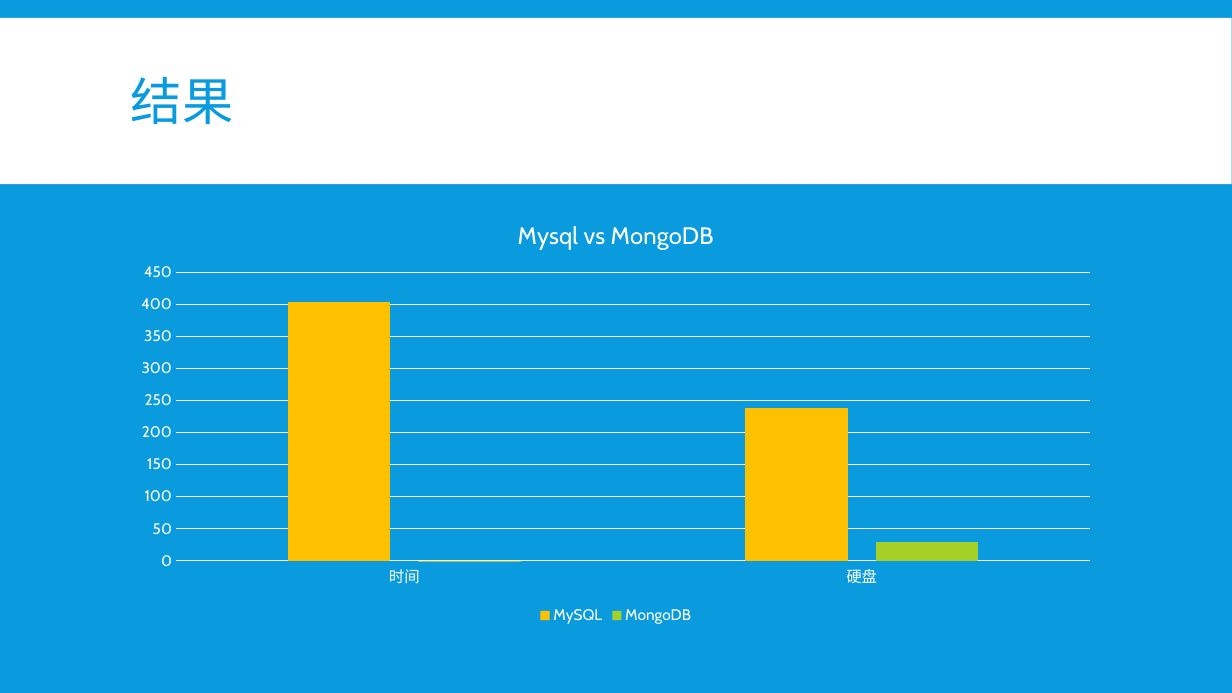
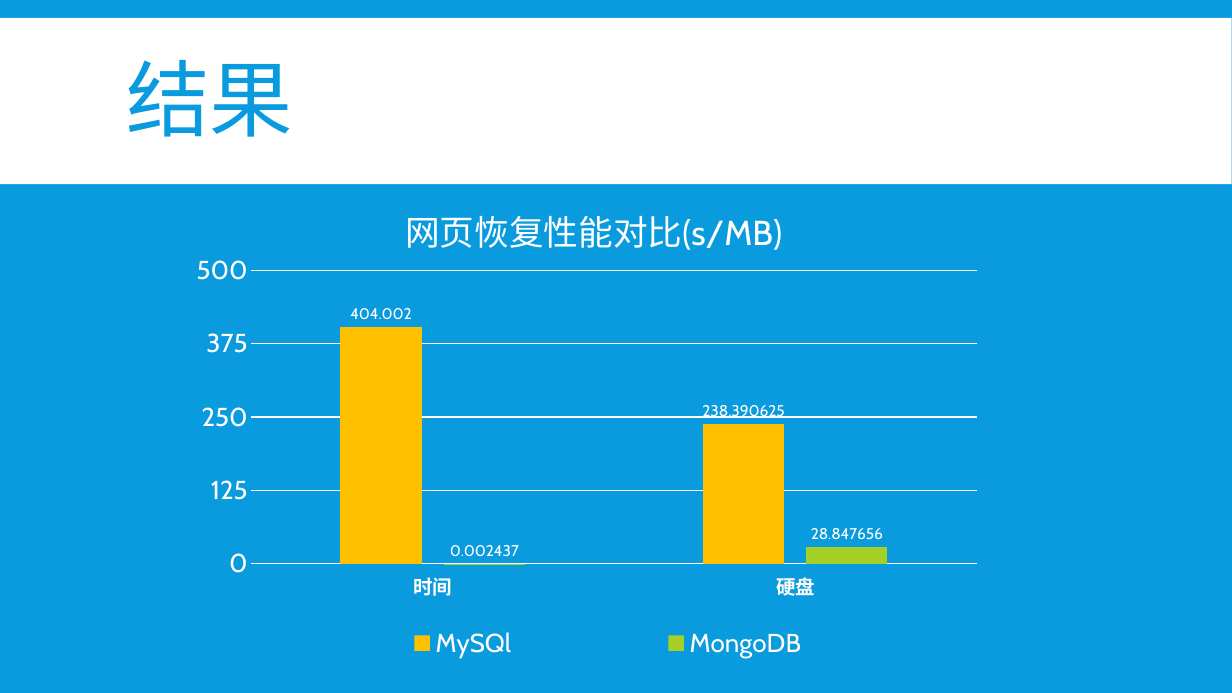
Before and after one commit to b4ubles/PCBNS, a slide deck: slide 31 of doc/NoSQL vs SQL.pptx (slide 25 before the commit). Drawn at 1232x693 pixels with LibreOffice and Linux fonts; fonts in the diff are those of the drawing. Boxes give left, top, right and bottom in pixels: in the first picture for what was removed or moved away, otherwise in the second. Text is boxed around its words. In the diff, an @@ line names an element or a change of style, - is before the commit and + after.

```diff
--- a/doc/NoSQL vs SQL.pptx
+++ b/doc/NoSQL vs SQL.pptx
@@ title "结果" at bbox=[126, 60, 293, 137]: size 40 to 65 pt, font Cabin to Roboto @@
@@ column chart at bbox=[185, 195, 981, 670] @@
@@ title "Mysql vs MongoDB" to "网页恢复性能对比(s/MB)" @@
-MySQL: 400, 240
+MySQl: 404.002, 238.390625
@@ data labels of MySQl added @@
@@ MongoDB, 时间: 0 to 0.002437 @@
@@ MongoDB, 硬盘: 30 to 28.847656 @@
@@ data labels of MongoDB added @@
@@ legend changed @@
@@ category axis changed @@
@@ value axis changed @@
@@ plot area changed @@
@@ lettering changed @@
@@ column chart: place and size @@
-column chart at bbox=[122, 203, 1111, 628]
+column chart at bbox=[185, 195, 981, 670]
```
Also in this commit, not shown: 26 other slides changed, 12 slides added, 3 slides removed.
